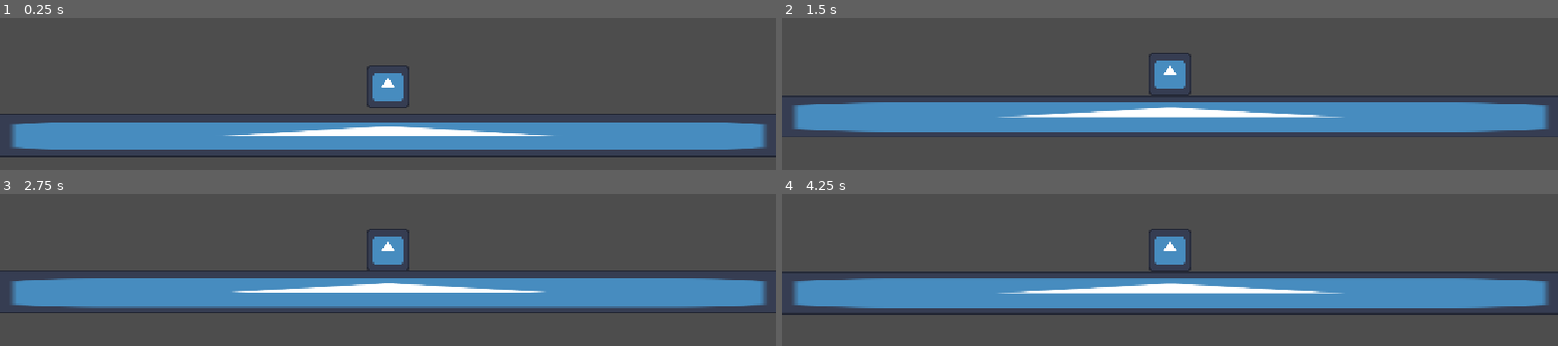
Above: before the commit, frames 1-4 (two rows, left to right).
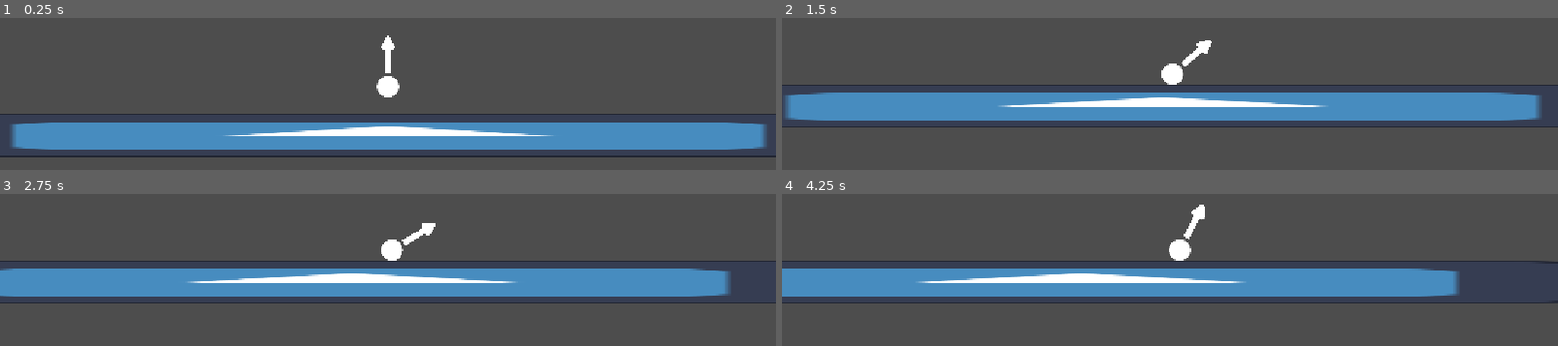
Above: after the commit, the same moments.

Repository: cubebuc/golfking
Game: Godot game, scene res://scenes/main.tscn
Same seed, same stepped clock (60 frames per second), same inputs: the game is played once before the commit and once after it. Before the commit the project has no main scene; this scene is started directly in both runs. The engine's default icon, where the game draws it, is replaced by a stand-in: a white triangle on a blue panel in a dark square.
Inputs:
- Up to frame 1 (0.25 s): no input
- Up to frame 2 (1.5 s): tap Enter (ui_accept) at 0.5, 0.77 s; hold Right (ui_right) 0.53-1.28 s; hold Left (ui_left) from 1.28 s (still down)
- Up to frame 3 (2.75 s): tap Enter (ui_accept) at 1.52 s; release Left (ui_left) at 2.03 s; hold Right (ui_right) from 2.03 s (still down)
- Up to frame 4 (4.25 s): tap Enter (ui_accept) at 3.02, 3.77 s; release Right (ui_right) at 3.53 s; hold Left (ui_left) from 3.53 s (still down)

The runs differ from the first frame. In frame 1, 1.1% of the frame differs, in the area x 47-53%, y 11-60%; in frame 2, 19%; in frame 3, 19%; in frame 4, 21%, in the area x 0-100%, y 7-80%.

Commit message:
Add arrow and fix controls

Diff:
--- a/project.godot
+++ b/project.godot
@@ -11,6 +11,7 @@
 [application]
 
 config/name="GolfKing"
+run/main_scene="uid://bypdjcwxokpsf"
 config/features=PackedStringArray("4.7", "Forward Plus")
 config/icon="res://icon.svg"
 
--- a/scenes/player.tscn
+++ b/scenes/player.tscn
@@ -1,15 +1,21 @@
 [gd_scene format=3 uid="uid://dbq8ehojckicb"]
 
-[ext_resource type="Texture2D" uid="uid://cbqjteq3r2v8g" path="res://icon.svg" id="1_3vyb7"]
+[ext_resource type="Texture2D" uid="uid://bwgj30yc88c2m" path="res://assets/ball.png" id="1_3vyb7"]
+[ext_resource type="Texture2D" uid="uid://w8chdwd1wlae" path="res://assets/arrow.png" id="2_g2els"]
 
-[sub_resource type="CircleShape2D" id="CircleShape2D_vq1vm"]
-radius = 31.144823
+[sub_resource type="CircleShape2D" id="CircleShape2D_fnrti"]
+radius = 16.0
 
 [node name="Player" type="RigidBody2D" unique_id=86294250]
 
-[node name="Sprite2D" type="Sprite2D" parent="." unique_id=911921984]
+[node name="BallSprite" type="Sprite2D" parent="." unique_id=911921984]
 scale = Vector2(0.5, 0.5)
 texture = ExtResource("1_3vyb7")
 
-[node name="CollisionShape2D" type="CollisionShape2D" parent="." unique_id=2100933697]
-shape = SubResource("CircleShape2D_vq1vm")
+[node name="ArrowSprite" type="Sprite2D" parent="." unique_id=1208221698]
+scale = Vector2(0.1, 0.1)
+texture = ExtResource("2_g2els")
+offset = Vector2(0, -500)
+
+[node name="CollisionShape2D" type="CollisionShape2D" parent="." unique_id=720337703]
+shape = SubResource("CircleShape2D_fnrti")
--- a/scripts/player.gd
+++ b/scripts/player.gd
@@ -14,9 +14,11 @@
 
 
 func _process(delta: float) -> void:
-	if Input.is_action_pressed("aim_left"):
+	$ArrowSprite.rotation = angle - self.rotation
+
+	if Input.is_action_pressed("ui_left"):
 		angle -= angle_speed * delta
-	if Input.is_action_pressed("aim_right"):
+	if Input.is_action_pressed("ui_right"):
 		angle += angle_speed * delta
 	angle = clamp(angle, -1.5, 1.5)
 
Binary file added: assets/arrow.png
Not shown, added: assets/arrow.png.import
Binary file added: assets/ball.png
Not shown, added: assets/ball.png.import
